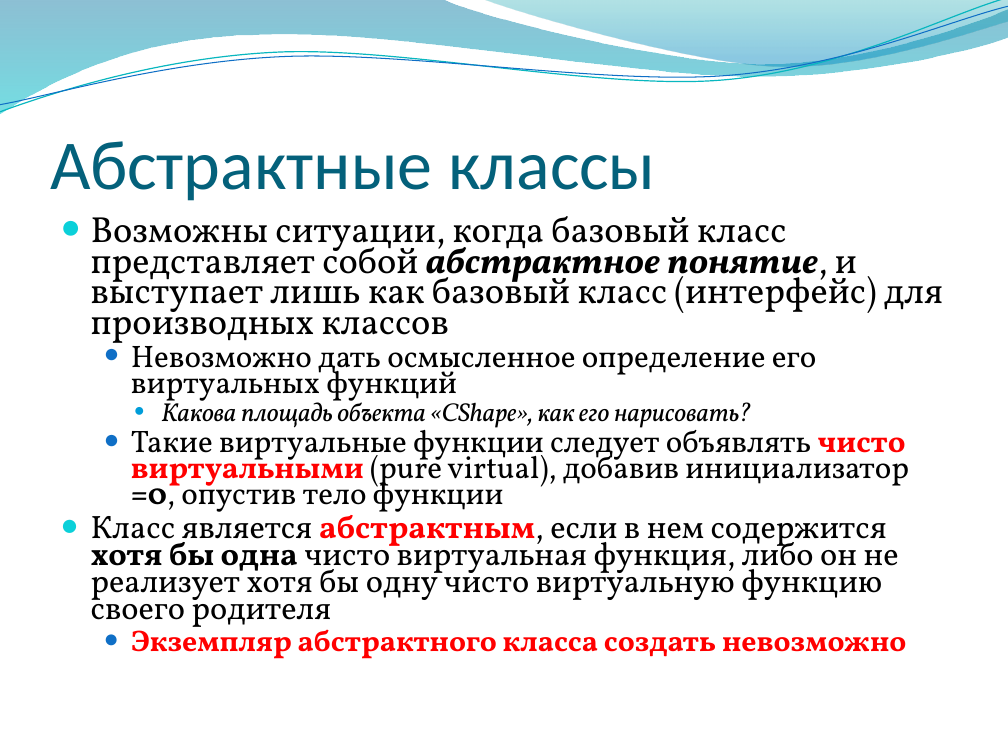
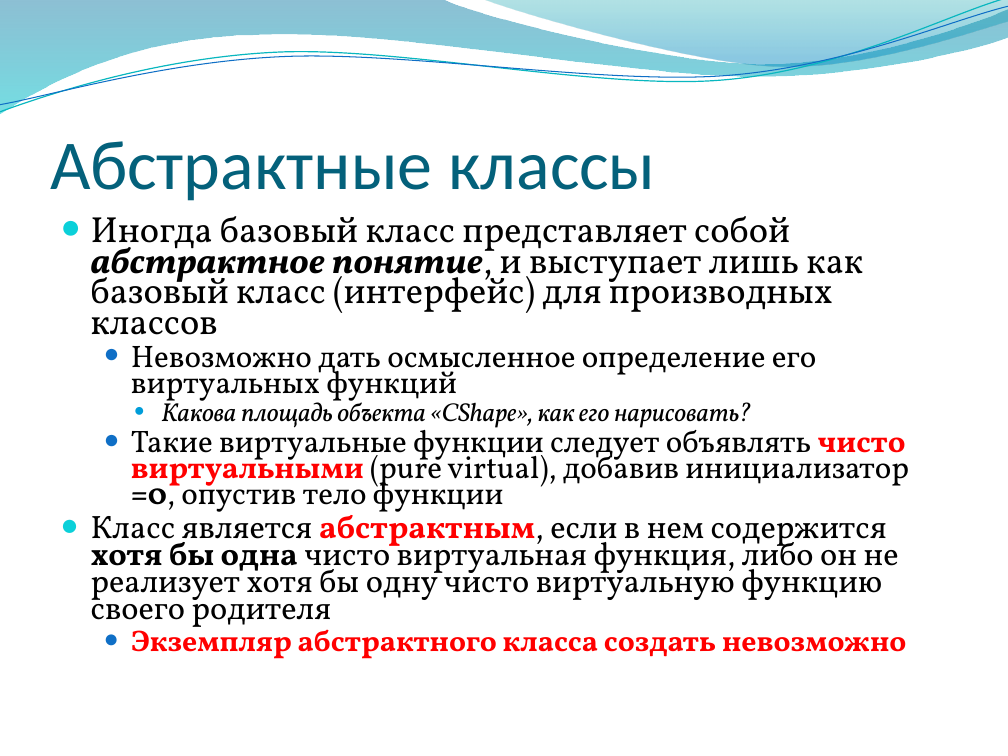
Before and after one commit to alexey-malov/oop, a slide deck: slide 53 of lectures/03/Композиция, наследование и полиморфизм.pptx. Drawn at 1008x756 pixels with LibreOffice and Linux fonts; fonts in the diff are those of the drawing; background and template pictures are left out. Boxes give left, top, right and bottom in pixels: in the first picture for what was removed or moved away, otherwise in the second. Text is boxed around its words. In the diff, an @@ line names an element or a change of style, - is before the commit and + after.

```diff
--- a/lectures/03/Композиция, наследование и полиморфизм.pptx
+++ b/lectures/03/Композиция, наследование и полиморфизм.pptx
@@ text at (x1=91, y1=216, x2=863, y2=351): text changed @@
-● Возможны ситуации, когда базовый класс представляет собой абстрактное понятие, и выступает лишь как базовый класс (интерфейс) для производных классов
+● Иногда базовый класс представляет собой абстрактное понятие, и выступает лишь как базовый класс (интерфейс) для производных классов
```
Also in this commit, not shown: 7 other slides changed.
